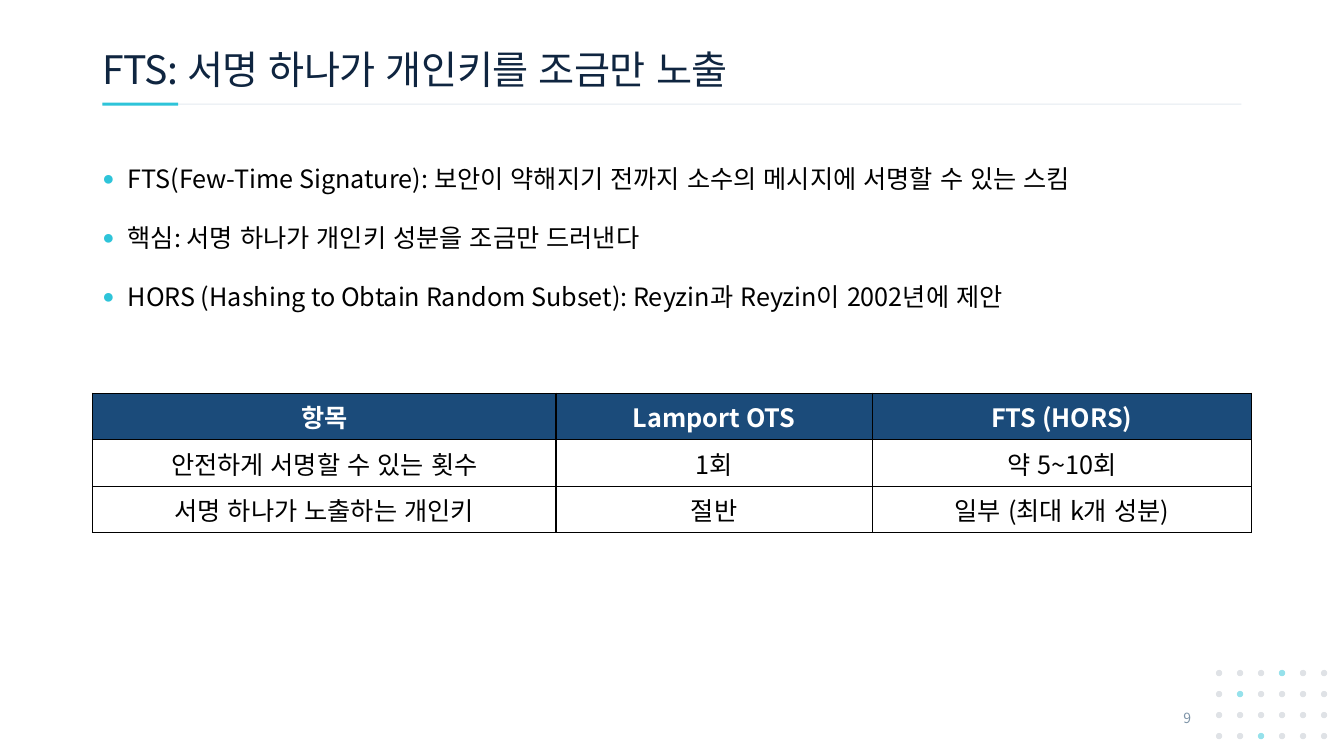
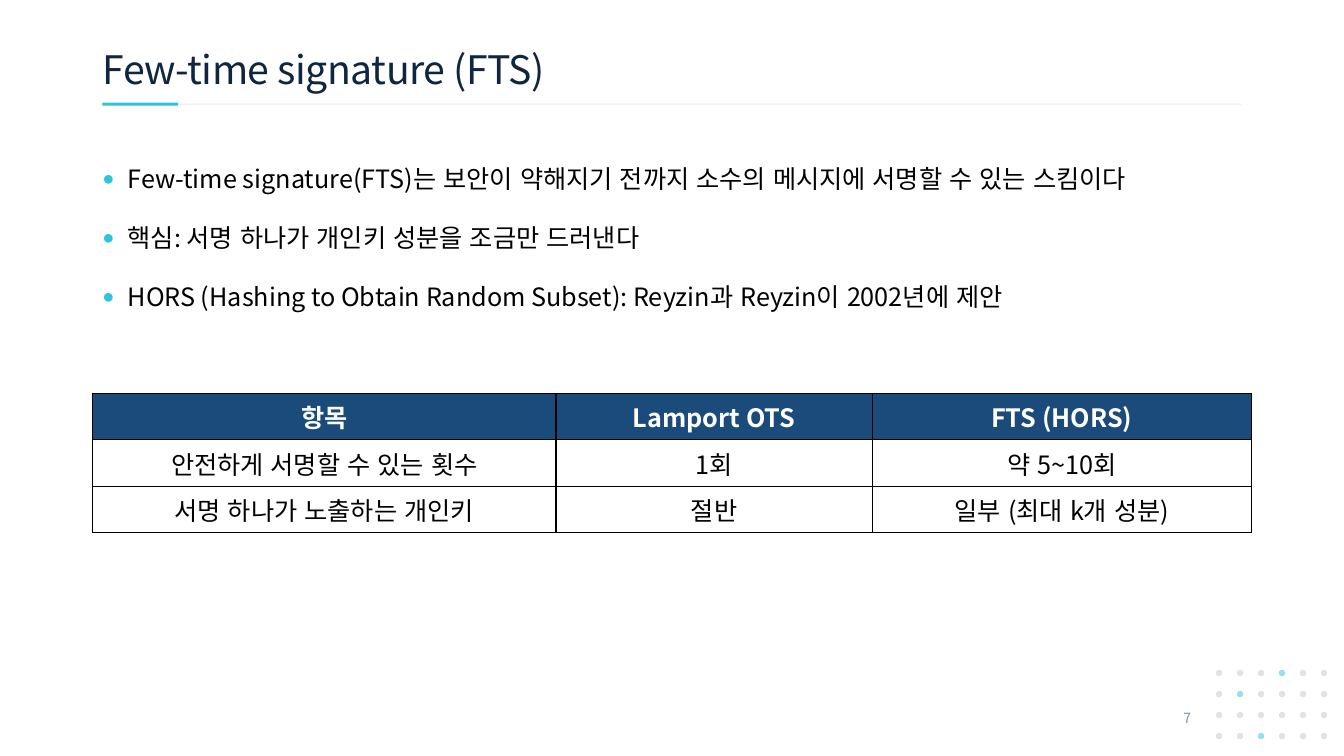
Before and after one commit to giyuubin/PQC, a slide deck: slide 7 of presentation/1007_18_SPHINCS-FTS-and-Virtual-Hypertree.pptx (slide 9 before the commit). Drawn at 1344x756 pixels with LibreOffice and Linux fonts; fonts in the diff are those of the drawing. Boxes give left, top, right and bottom in pixels: in the first picture for what was removed or moved away, otherwise in the second. Text is boxed around its words. In the diff, an @@ line names an element or a change of style, - is before the commit and + after.

```diff
--- a/presentation/1007_18_SPHINCS-FTS-and-Virtual-Hypertree.pptx
+++ b/presentation/1007_18_SPHINCS-FTS-and-Virtual-Hypertree.pptx
@@ title at <box>102,52,544,94</box>: text changed @@
-FTS: 서명 하나가 개인키를 조금만 노출
+Few-time signature (FTS)
@@ text at <box>128,167,1126,194</box>: text changed @@
-● FTS(Few-Time Signature): 보안이 약해지기 전까지 소수의 메시지에 서명할 수 있는 스킴
+● Few-time signature(FTS)는 보안이 약해지기 전까지 소수의 메시지에 서명할 수 있는 스킴이다
@@ page number at <box>1183,713,1191,723</box>: text changed @@
-9
+7
```
Also in this commit, not shown: 21 other slides changed, 3 slides added, 8 slides removed.
